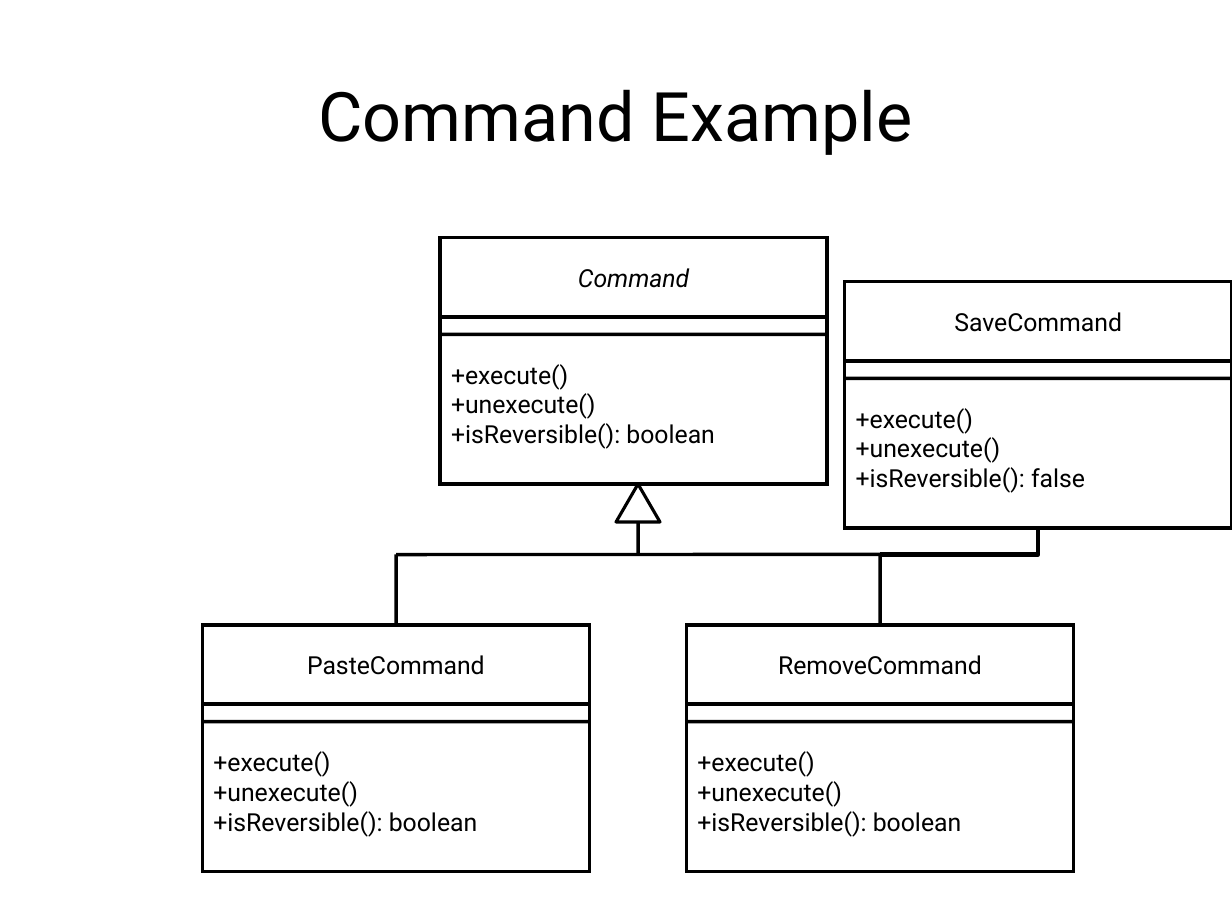
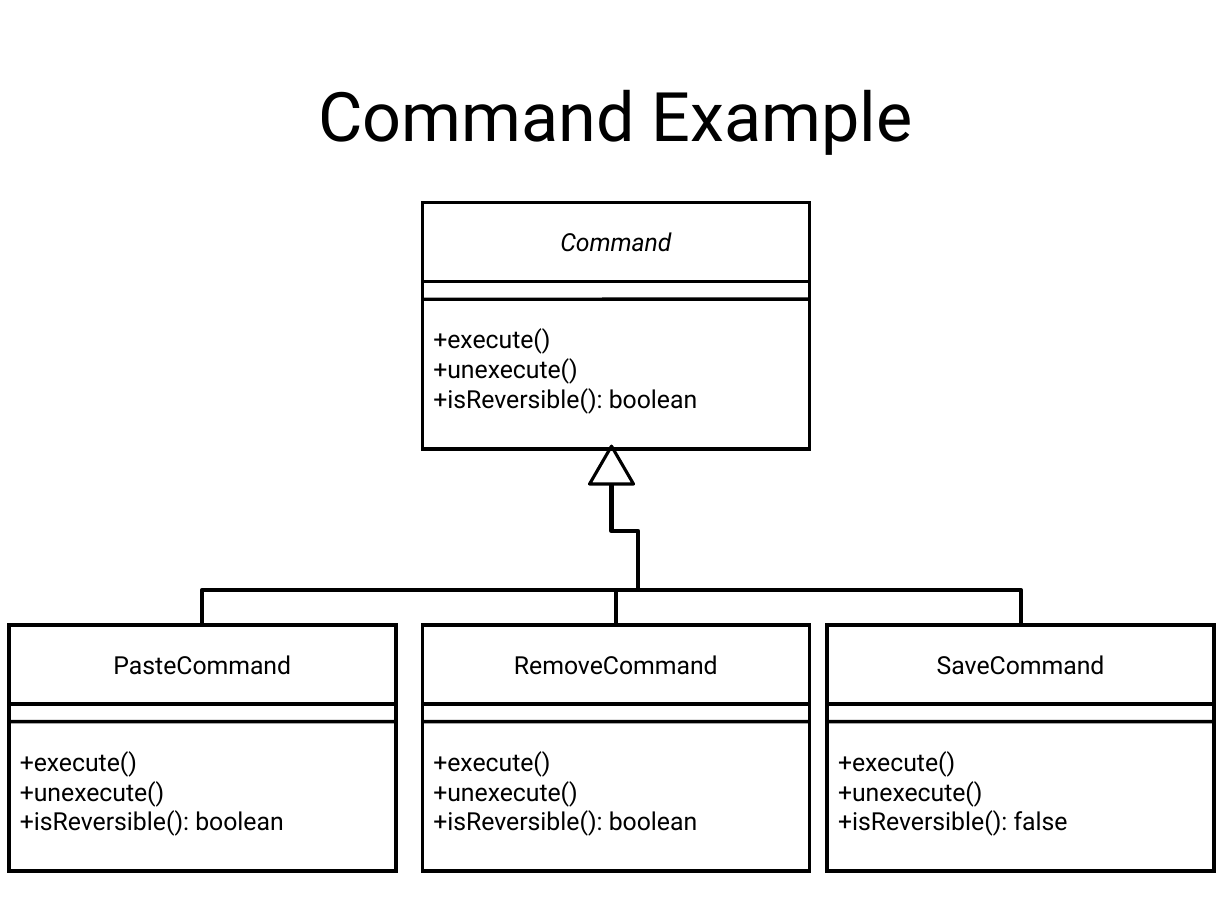
Before and after one commit to abramhindle/ruby-design-patterns, a slide deck: slide 18 of ruby-design-patterns-partI.odp. Drawn at 1232x924 pixels with LibreOffice and Linux fonts; fonts in the diff are those of the drawing. Boxes give left, top, right and bottom in pixels: in the first picture for what was removed or moved away, otherwise in the second. Text is boxed around its words. In the diff, an @@ line names an element or a change of style, - is before the commit and + after.

```diff
--- a/ruby-design-patterns-partI.odp
+++ b/ruby-design-patterns-partI.odp
@@ rectangle "Command": place and size @@
-rectangle "Command" at box(440, 238, 827, 318)
+rectangle "Command" at box(423, 202, 809, 282)
@@ rectangle "+execute() +unexecute() +isReversible(): boolean": place and size @@
-rectangle "+execute() +unexecute() +isReversible(): boolean" at box(845, 361, 1232, 529)
+rectangle "+execute() +unexecute() +isReversible(): boolean" at box(423, 282, 809, 449)
@@ line moved from (880, 555) - (396, 555) to (809, 300) - (423, 300) @@
@@ text in rectangle at box(433, 328, 697, 414): text changed @@
-+execute()
-+unexecute()
-+isReversible(): false
++execute()
++unexecute()
++isReversible(): boolean
@@ line removed from (1232, 379) to (845, 379) @@
@@ triangle: place and size @@
-triangle at box(616, 484, 660, 522)
+triangle at box(590, 446, 634, 484)
@@ elbow line added from (638, 555) to (612, 484), #000000 2.83 pt @@
@@ line removed from (638, 484) to (638, 555) @@
@@ elbow line added from (202, 625) to (638, 555), #000000 2.83 pt @@
@@ line removed from (396, 555) to (396, 623) @@
@@ elbow line added from (616, 625) to (638, 555), #000000 2.83 pt @@
@@ elbow line moved from (880, 555) - (1039, 528) to (1021, 625) - (638, 555) @@
@@ line removed from (880, 555) to (880, 623) @@
@@ rectangle "PasteCommand": place and size @@
-rectangle "PasteCommand" at box(202, 625, 589, 704)
+rectangle "PasteCommand" at box(9, 625, 396, 704)
@@ rectangle "RemoveCommand": place and size @@
-rectangle "RemoveCommand" at box(686, 625, 1073, 704)
+rectangle "RemoveCommand" at box(423, 625, 809, 704)
@@ rectangle "SaveCommand": place and size @@
-rectangle "SaveCommand" at box(845, 282, 1232, 361)
+rectangle "SaveCommand" at box(827, 625, 1214, 704)
@@ rectangle "+execute() +unexecute() +isReversible(): boolean": place and size @@
-rectangle "+execute() +unexecute() +isReversible(): boolean" at box(440, 318, 827, 485)
+rectangle "+execute() +unexecute() +isReversible(): boolean" at box(9, 704, 396, 872)
@@ rectangle "+execute() +unexecute() +isReversible(): boolean": place and size @@
-rectangle "+execute() +unexecute() +isReversible(): boolean" at box(202, 704, 589, 872)
+rectangle "+execute() +unexecute() +isReversible(): boolean" at box(423, 704, 809, 872)
@@ rectangle "+execute() +unexecute() +isReversible(): false": place and size @@
-rectangle "+execute() +unexecute() +isReversible(): false" at box(686, 704, 1073, 872)
+rectangle "+execute() +unexecute() +isReversible(): false" at box(827, 704, 1214, 872)
@@ line moved from (827, 334) - (440, 334) to (396, 722) - (9, 722) @@
@@ line moved from (590, 722) - (202, 722) to (809, 722) - (423, 722) @@
@@ line moved from (1074, 722) - (686, 722) to (1215, 722) - (827, 722) @@
@@ text in rectangle at box(838, 751, 1068, 836): text changed @@
-+execute()
-+unexecute()
-+isReversible(): boolean
++execute()
++unexecute()
++isReversible(): false
```
Also in this commit, not shown: 1 other slide changed, 2 slides added, 1 other file.
